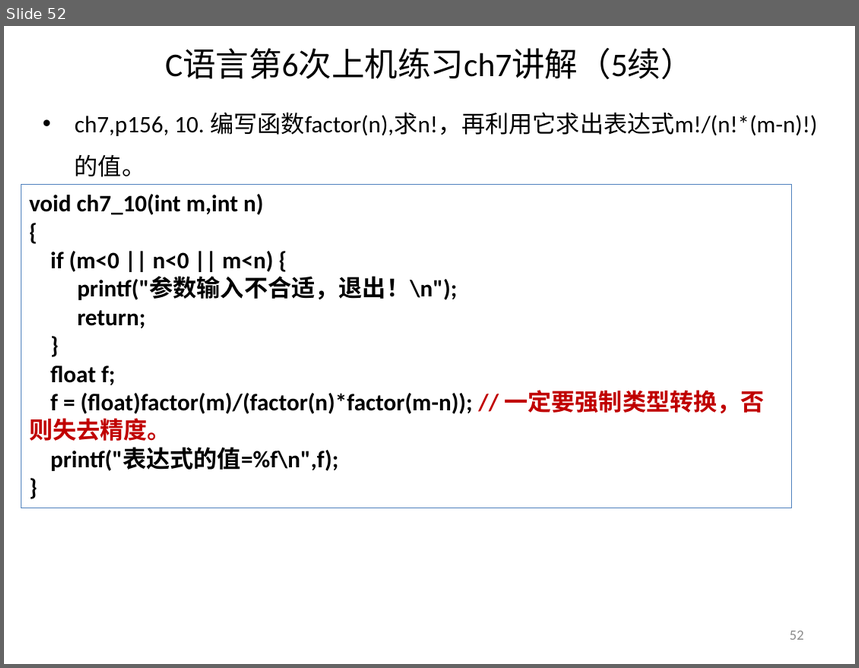
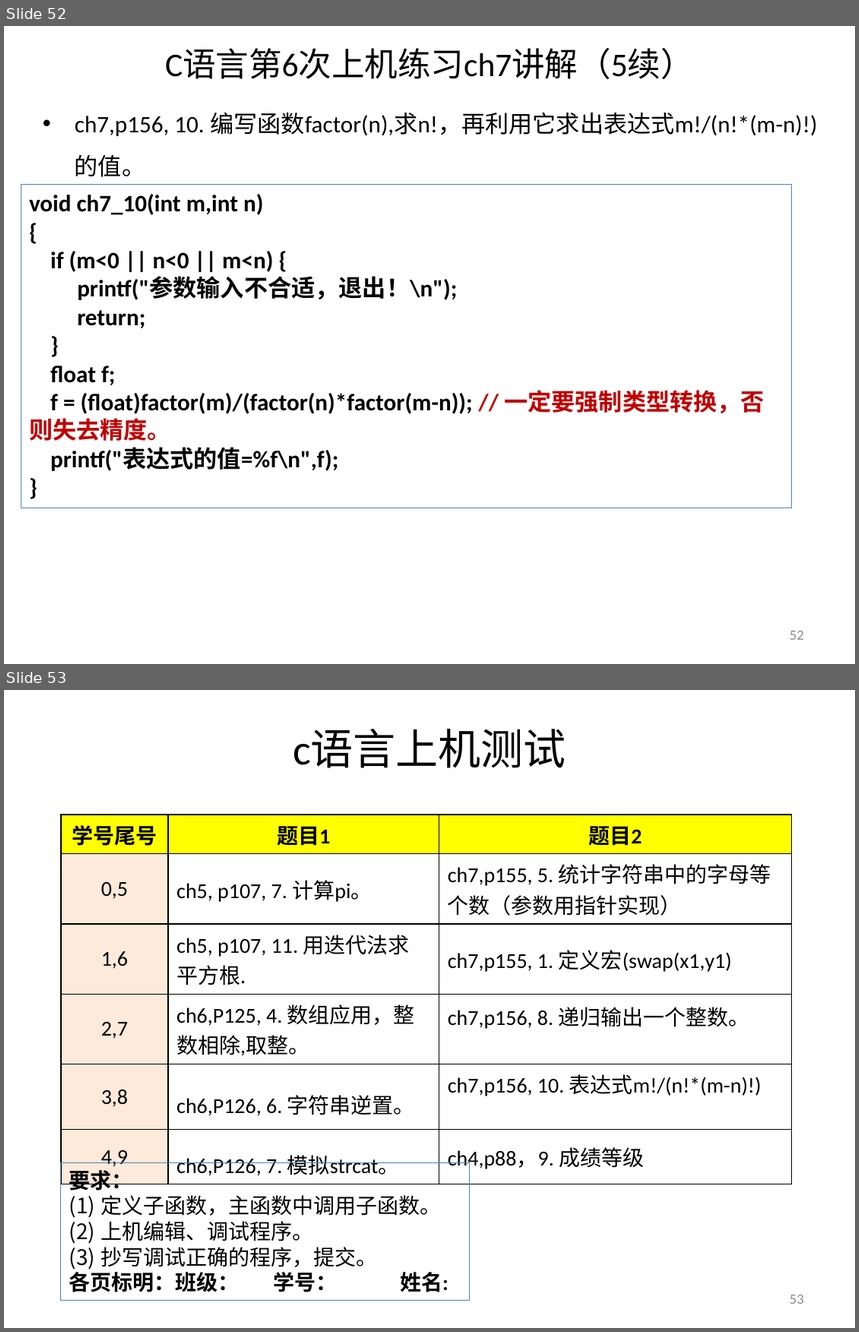
Before and after one commit to jtrfid/C-Repositories, a slide deck: 2016/上机安排.pptx. Shown one above the other, each under a label of ours: slide 52 before the commit, slides 52 and 53 after it. The pictures are 859x668 and 859x1332 pixels, drawn with LibreOffice and Linux fonts; fonts in the diff are those of the drawing. Boxes give left, top, right and bottom in pixels: in the first picture for what was removed or moved away, otherwise in the second. Text is boxed around its words. In the diff, an @@ line names an element or a change of style, - is before the commit and + after.

```diff
--- a/2016/上机安排.pptx
+++ b/2016/上机安排.pptx
@@ slide 53 added at [4, 690, 855, 1328], background #FFFFFF @@
@@ title added at [293, 730, 566, 768], 36 pt, text #000000 @@
+c语言上机测试
@@ table added at [61, 815, 791, 1179], 6 rows, 3 columns @@
+学号尾号 | 题目1 | 题目2
+0,5 | ch5, p107, 7. 计算pi。 | ch7,p155, 5. 统计字符串中的字母等个数（参数用指针实现）
+1,6 | ch5, p107, 11. 用迭代法求平方根. | ch7,p155, 1. 定义宏(swap(x1,y1)
+2,7 | ch6,P125, 4. 数组应用，整数相除,取整。 | ch7,p156, 8. 递归输出一个整数。
+3,8 | ch6,P126, 6. 字符串逆置。 | ch7,p156, 10. 表达式m!/(n!*(m-n)!)
+4,9 | ch6,P126, 7. 模拟strcat。 | ch4,p88，9. 成绩等级
@@ rectangle added at [61, 1163, 470, 1301], outline #4F81BD 0.75 pt, 18 pt, text #000000 @@
+要求：
+(1) 定义子函数，主函数中调用子函数。
+(2) 上机编辑、调试程序。
+(3) 抄写调试正确的程序，提交。
+各页标明：班级： 学号： 姓名:
@@ page number added at [790, 1295, 804, 1304], 12 pt, text #8C8C8C @@
+53
```
Also in this commit, not shown: 6 slides changed, 2 other files.
